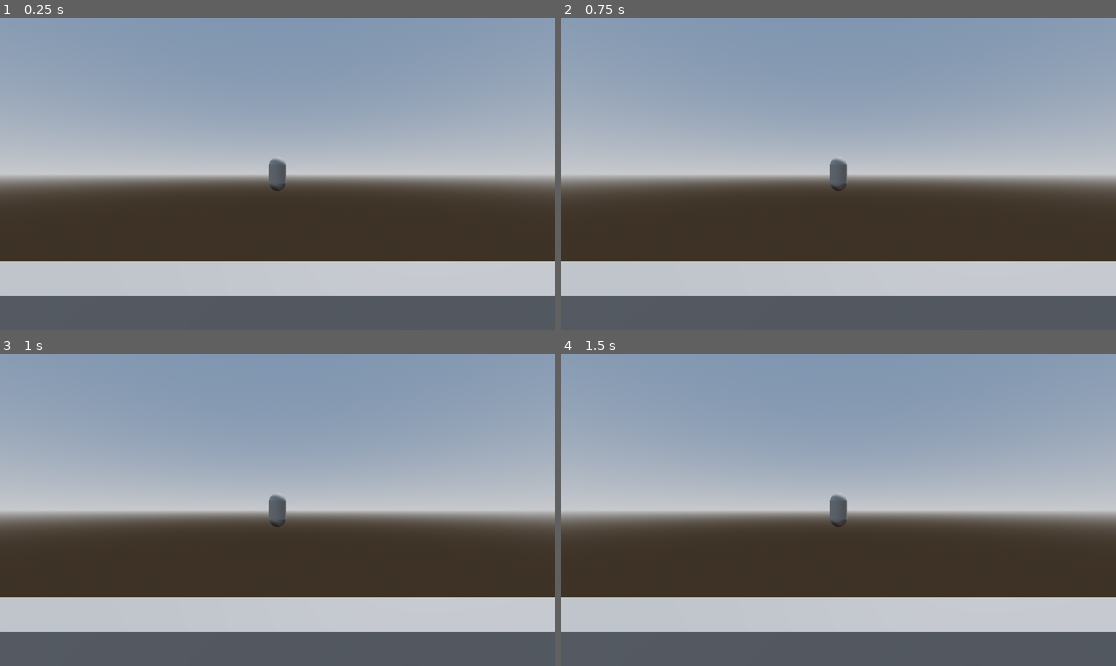
Above: before the commit, frames 1-4 (two rows, left to right).
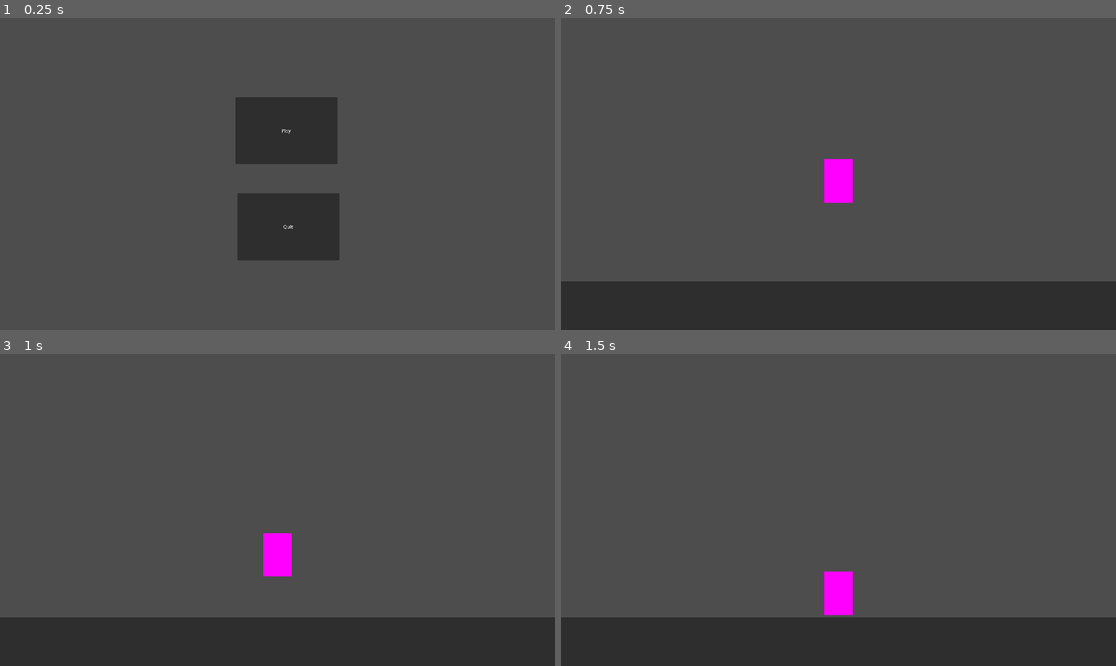
Above: after the commit, the same moments.

Repository: auspiciousArtifice/catastrophic-saloon
Game: Godot game, scene res://main.tscn
Same seed, same stepped clock (60 frames per second), same inputs: the game is played once before the commit and once after it. Before the commit the project starts from res://test.tscn.
Inputs (mouse positions are in pixels of both pictures, inside the frame that each line leads up to):
- Up to frame 1 (0.25 s): no input
- Up to frame 2 (0.75 s): click (849, 130) at 0.5 s, where only the run after the commit has a clickable "Play"
- Up to frame 3 (1 s): no input
- Up to frame 4 (1.5 s): move the mouse to (960, 494) at 1.27 s; click (960, 494) at 1.42 s

The runs differ from the first frame. In frame 1, 82% of the frame differs, in the area x 0-100%, y 0-90%; in frame 2, 97%, in the area x 0-100%, y 0-100%; in frame 3, 97%; in frame 4, 97%.

Commit message:
Adds demo scenes with basic gun bouncing mechanics

Diff:
--- /dev/null
+++ b/bar.tscn
@@ -0,0 +1,54 @@
+[gd_scene load_steps=6 format=3 uid="uid://gqxi2s4s7p60"]
+
+[ext_resource type="Script" path="res://scripts/RigidBody2D.gd" id="1_prdaa"]
+
+[sub_resource type="RectangleShape2D" id="RectangleShape2D_abu3o"]
+size = Vector2(25, 35)
+
+[sub_resource type="PlaceholderTexture2D" id="PlaceholderTexture2D_uia2r"]
+
+[sub_resource type="RectangleShape2D" id="RectangleShape2D_w0u8x"]
+size = Vector2(294.25, 998.25)
+
+[sub_resource type="RectangleShape2D" id="RectangleShape2D_je1qf"]
+size = Vector2(1916.5, 249)
+
+[node name="Bar" type="Node2D"]
+
+[node name="Shaker" type="RigidBody2D" parent="."]
+position = Vector2(960, 540)
+input_pickable = true
+gravity_scale = 2.0
+linear_damp = 0.3
+script = ExtResource("1_prdaa")
+
+[node name="CollisionShape2D" type="CollisionShape2D" parent="Shaker"]
+scale = Vector2(5, 5)
+shape = SubResource("RectangleShape2D_abu3o")
+
+[node name="Sprite2D" type="Sprite2D" parent="Shaker"]
+z_index = -1
+scale = Vector2(100, 150)
+texture = SubResource("PlaceholderTexture2D_uia2r")
+
+[node name="StaticBody2D" type="StaticBody2D" parent="."]
+
+[node name="WallRight" type="CollisionShape2D" parent="StaticBody2D"]
+position = Vector2(2064, 488)
+shape = SubResource("RectangleShape2D_w0u8x")
+
+[node name="Floor" type="CollisionShape2D" parent="StaticBody2D"]
+position = Vector2(961.75, 1040)
+shape = SubResource("RectangleShape2D_je1qf")
+
+[node name="WallLeft" type="CollisionShape2D" parent="StaticBody2D"]
+position = Vector2(-144, 496)
+shape = SubResource("RectangleShape2D_w0u8x")
+
+[node name="Panel" type="Panel" parent="StaticBody2D"]
+offset_left = -24.0
+offset_top = 912.0
+offset_right = 1936.0
+offset_bottom = 1248.0
+
+[connection signal="input_event" from="Shaker" to="Shaker" method="_on_input_event"]
--- /dev/null
+++ b/main.tscn
@@ -0,0 +1,23 @@
+[gd_scene load_steps=2 format=3 uid="uid://b28m5jsrlj2eb"]
+
+[ext_resource type="Script" path="res://scripts/main.gd" id="1_s0nim"]
+
+[node name="Main" type="Node2D"]
+script = ExtResource("1_s0nim")
+
+[node name="Play" type="Button" parent="."]
+offset_left = 814.0
+offset_top = 274.0
+offset_right = 1167.0
+offset_bottom = 506.0
+text = "Play"
+
+[node name="Quit" type="Button" parent="."]
+offset_left = 821.0
+offset_top = 607.0
+offset_right = 1174.0
+offset_bottom = 839.0
+text = "Quit"
+
+[connection signal="pressed" from="Play" to="." method="_on_play_pressed"]
+[connection signal="pressed" from="Quit" to="." method="_on_quit_pressed"]
--- a/project.godot
+++ b/project.godot
@@ -11,7 +11,7 @@
 [application]
 
 config/name="Bartend-or-die"
-run/main_scene="res://test.tscn"
+run/main_scene="res://main.tscn"
 config/features=PackedStringArray("4.1", "GL Compatibility")
 config/icon="res://icon.svg"
 
@@ -19,14 +19,18 @@
 
 window/size/viewport_width=1920
 window/size/viewport_height=1080
-window/size/mode=2
 
 [dotnet]
 
 project/assembly_name="Bartend-or-die"
 
+[physics]
+
+2d/default_linear_damp=0.1
+
 [rendering]
 
+textures/canvas_textures/default_texture_filter=0
 renderer/rendering_method="gl_compatibility"
 renderer/rendering_method.mobile="gl_compatibility"
 anti_aliasing/quality/msaa_3d=1
--- /dev/null
+++ b/scripts/RigidBody2D.gd
@@ -0,0 +1,17 @@
+extends RigidBody2D
+
+# Called every frame. 'delta' is the elapsed time since the previous frame.
+func _process(delta):
+	pass
+
+func _on_input_event(viewport, event, shape_idx):
+	if event is InputEventMouseButton and event.pressed and event.button_index == MOUSE_BUTTON_LEFT:
+		print("clicked in object")
+		var mouse_pos = get_global_mouse_position()
+		var force_offset = -(get_global_position() - mouse_pos)
+		var force_bullet_x = get_global_position().x - mouse_pos.x
+		var force_bullet_y = -1500
+		var force_bullet = Vector2(force_bullet_x * abs(force_bullet_x) / 3, force_bullet_y)
+#		apply_central_impulse(force_bullet)
+		apply_impulse(force_bullet, force_offset)
+		print("Bullet Force Vector: %s" % force_bullet)
--- /dev/null
+++ b/scripts/main.gd
@@ -0,0 +1,10 @@
+extends Node2D
+
+
+
+func _on_quit_pressed():
+	get_tree().quit()
+
+
+func _on_play_pressed():
+	get_tree().change_scene_to_file("res://bar.tscn")
--- a/test.tscn
+++ b/test3d.tscn
@@ -16,7 +16,7 @@
 
 [sub_resource type="CapsuleMesh" id="CapsuleMesh_l02nu"]
 
-[node name="Node3D" type="Node3D"]
+[node name="3D Test Scene" type="Node3D"]
 
 [node name="WorldEnvironment" type="WorldEnvironment" parent="."]
 environment = SubResource("Environment_0fvlq")
